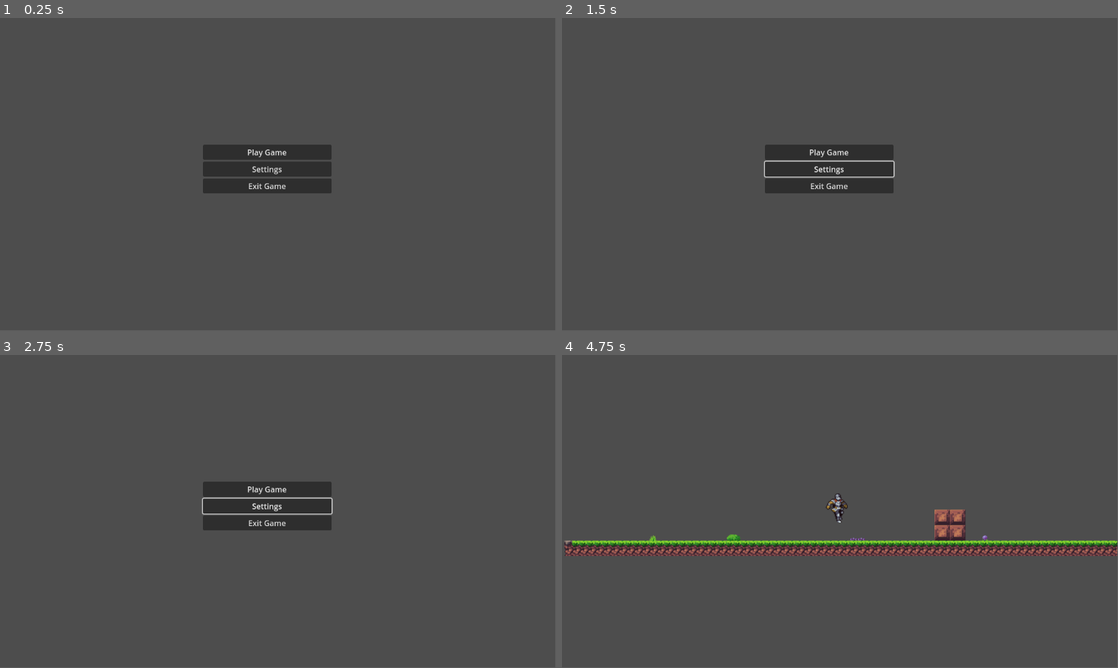
Above: before the commit, frames 1-4 (two rows, left to right).
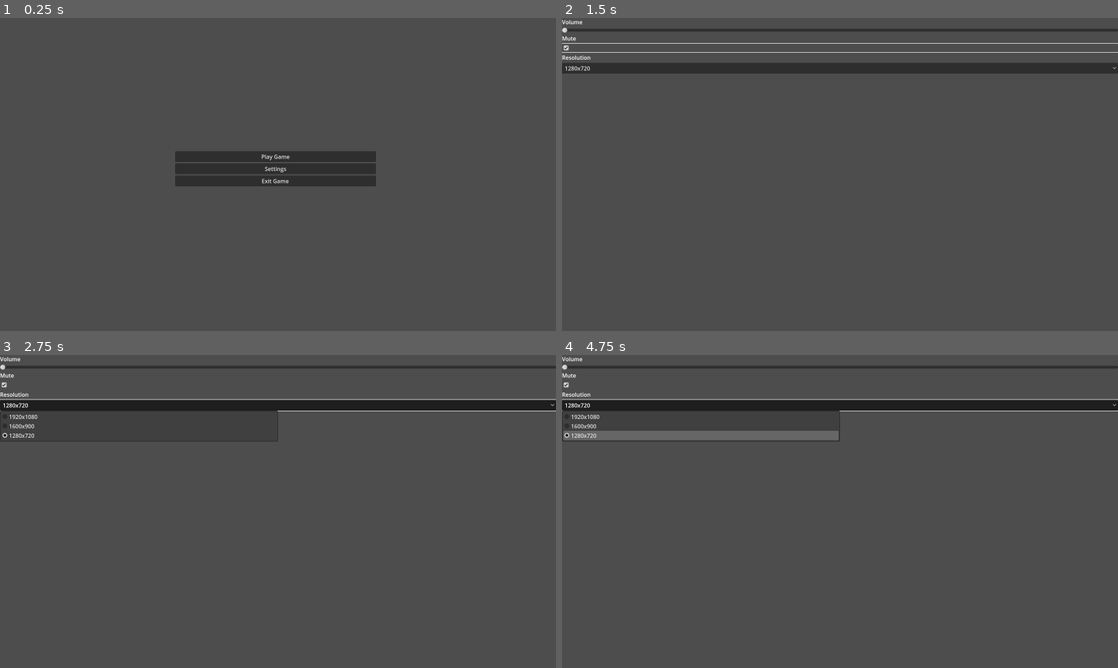
Above: after the commit, the same moments.

Repository: Lotarakuita/ASCENSION
Game: Godot game, scene res://scenes/main_menu.tscn
The game is run twice, just before and just after one commit, with the same random seed, the same clock (stepped at 60 frames per second) and the same inputs.
Inputs (mouse positions are in pixels of both pictures, inside the frame that each line leads up to):
- Up to frame 1 (0.25 s): no input
- Up to frame 2 (1.5 s): click "Settings" at 0.5 s; click (840, 49) at 1.27 s
- Up to frame 3 (2.75 s): click (278, 405) at 2 s, where only the run after the commit has a clickable "1280x720"
- Up to frame 4 (4.75 s): click (828, 489) at 2.75 s, where only the run before the commit has a clickable "Play Game"; tap Enter (ui_accept) at 3.5, 3.77, 4.52 s; hold D (ui_right) from 3.53 s (still down)
The window is 799x449 before the commit and 800x450 after it. Grey fills any space a smaller window leaves; there, only what the larger window draws over its background counts as a difference.

The runs differ from the first frame. In frame 1, 2.9% of the frame differs, in the area x 31-68%, y 40-56%; in frame 2, 8.0%; in frame 3, 8.4%; in frame 4, 12%, in the area x 0-100%, y 0-65%.

Commit message:
Worked on the Settings Menu

Diff:
--- a/project.godot
+++ b/project.godot
@@ -14,6 +14,12 @@
 run/main_scene="uid://dnxs7mvc2kk6h"
 config/features=PackedStringArray("4.4", "Forward Plus")
 config/icon="res://icon.svg"
+
+[display]
+
+window/size/viewport_width=1600
+window/size/viewport_height=900
+window/stretch/mode="viewport"
 
 [input]
 
--- a/scenes/Win screen 1.tscn
+++ b/scenes/Win screen 1.tscn
@@ -7,10 +7,10 @@
 anchors_preset = 15
 anchor_right = 1.0
 anchor_bottom = 1.0
-offset_left = 390.0
-offset_top = 258.0
-offset_right = 390.0
-offset_bottom = 258.0
+offset_left = 675.0
+offset_top = 370.0
+offset_right = -596.0
+offset_bottom = -427.0
 grow_horizontal = 2
 grow_vertical = 2
 script = ExtResource("1_ay2yh")
--- a/scenes/level_1.tscn
+++ b/scenes/level_1.tscn
@@ -6,7 +6,7 @@
 [node name="Node2D" type="Node2D"]
 
 [node name="TileMap" parent="." instance=ExtResource("1_qux8b")]
-layer_0/tile_data = PackedInt32Array(1900553, 196608, 0, 190 …(1399 unchanged characters)… 66127, 196608, 1, 1966128, 196608, 1, 1900552, 196608, 0, 1966088, 196608, 1, 1900611, 196608, 0, 1900610, 196608, 0, 1900609, 131072, 0, 1966104, 196608, 1, 1966101, 196608, 1, 1966100, 196608, 1, 1966110, 196608, 1, 1966109, 196608, 1, 1966108, 196608, 1, 1966107, 196608, 1, 1900551, 196608, 10, 1966087, 65536, 2, 1900612, 196608, 0, 1900613, 196608, 0, 1900614, 196608, 0, 1900615, 196608, 0, 1900616, 196608, 0, 1900617, 196608, 0, 1900618, 196608, 0, 1900619, 196608, 0, 1966129, 1114112, 12, 1966130, 1179648, 12, 1966131, 1179648, 12, 1966132, 1179648, 12, 1966133, 1179648, 12, 1966134, 1179648, 12, 1966135, 1179648, 12, 1966136, 1179648, 12, 1966137, 1179648, 12, 1966138, 1179648, 12, 1966139, 1179648, 12, 1966140, 1179648, 12, 1966141, 1179648, 12, 1966142, 1179648, 12, 1966143, 1179648, 12, 1966144, 1245184, 12, 2031679, 1179648, 14, 2031678, 117964 …(842 unchanged characters)…
+layer_0/tile_data = PackedInt32Array(1900553, 196608, 0, 190 …(1399 unchanged characters)… 66127, 196608, 1, 1966128, 196608, 1, 1966129, 1114112, 12, 1966130, 1179648, 12, 1900552, 196608, 0, 1966088, 196608, 1, 1900613, 196608, 0, 1900614, 196608, 0, 1900615, 196608, 0, 1900616, 196608, 0, 1900617, 196608, 0, 1900618, 196608, 0, 1900619, 196608, 0, 1900612, 196608, 0, 1900611, 196608, 0, 1900610, 196608, 0, 1900609, 131072, 0, 1966131, 1179648, 12, 1966132, 1179648, 12, 1966133, 1179648, 12, 1966134, 1179648, 12, 1966135, 1179648, 12, 1966136, 1179648, 12, 1966137, 1179648, 12, 1966138, 1179648, 12, 1966139, 1179648, 12, 1966140, 1179648, 12, 1966141, 1179648, 12, 1966142, 1179648, 12, 1966143, 1179648, 12, 1966144, 1245184, 12, 1966104, 196608, 1, 1966101, 196608, 1, 1966100, 196608, 1, 1966110, 196608, 1, 1966109, 196608, 1, 1966108, 196608, 1, 1966107, 196608, 1, 1900551, 196608, 10, 1966087, 65536, 2, 2031679, 1179648, 14, 2031678, 117964 …(842 unchanged characters)…
 
 [node name="Player" parent="." instance=ExtResource("2_5f7sk")]
 position = Vector2(197, 440)
--- a/scenes/main_menu.tscn
+++ b/scenes/main_menu.tscn
@@ -7,10 +7,10 @@
 anchors_preset = 15
 anchor_right = 1.0
 anchor_bottom = 1.0
-offset_left = 421.0
-offset_top = 263.0
-offset_right = 421.0
-offset_bottom = 263.0
+offset_left = 3.0
+offset_top = 383.0
+offset_right = -1329.0
+offset_bottom = -412.0
 grow_horizontal = 2
 grow_vertical = 2
 script = ExtResource("1_l6cm7")
@@ -18,7 +18,8 @@
 
 [node name="MarginContainer" type="MarginContainer" parent="."]
 layout_mode = 0
-offset_right = 267.0
+offset_left = 501.0
+offset_right = 1079.0
 offset_bottom = 101.0
 
 [node name="VBoxContainer" type="VBoxContainer" parent="MarginContainer"]
--- /dev/null
+++ b/scenes/settings.tscn
@@ -0,0 +1,58 @@
+[gd_scene load_steps=2 format=3 uid="uid://ifa6k0ahhtqn"]
+
+[ext_resource type="Script" uid="uid://be5nqkk0rua73" path="res://scripts/settings.gd" id="1_5p8wc"]
+
+[node name="Settings" type="Control"]
+layout_mode = 3
+anchors_preset = 15
+anchor_right = 1.0
+anchor_bottom = 1.0
+grow_horizontal = 2
+grow_vertical = 2
+script = ExtResource("1_5p8wc")
+
+[node name="MarginContainer" type="MarginContainer" parent="."]
+layout_mode = 1
+anchors_preset = 15
+anchor_right = 1.0
+anchor_bottom = 1.0
+grow_horizontal = 2
+grow_vertical = 2
+
+[node name="VBoxContainer" type="VBoxContainer" parent="MarginContainer"]
+layout_mode = 2
+
+[node name="Label2" type="Label" parent="MarginContainer/VBoxContainer"]
+layout_mode = 2
+text = "Volume"
+
+[node name="Volume" type="HSlider" parent="MarginContainer/VBoxContainer"]
+layout_mode = 2
+
+[node name="Label" type="Label" parent="MarginContainer/VBoxContainer"]
+layout_mode = 2
+text = "Mute"
+
+[node name="Mute" type="CheckBox" parent="MarginContainer/VBoxContainer"]
+layout_mode = 2
+
+[node name="Label3" type="Label" parent="MarginContainer/VBoxContainer"]
+layout_mode = 2
+text = "Resolution"
+
+[node name="Resolutions" type="OptionButton" parent="MarginContainer/VBoxContainer"]
+layout_mode = 2
+selected = 2
+item_count = 3
+popup/item_0/text = "1920x1080"
+popup/item_0/id = 0
+popup/item_1/text = "1600x900"
+popup/item_1/id = 1
+popup/item_2/text = "1280x720"
+popup/item_2/id = 2
+
+[node name="AudioStreamPlayer" type="AudioStreamPlayer" parent="."]
+
+[connection signal="value_changed" from="MarginContainer/VBoxContainer/Volume" to="." method="_on_volume_value_changed"]
+[connection signal="toggled" from="MarginContainer/VBoxContainer/Mute" to="." method="_on_mute_toggled"]
+[connection signal="item_selected" from="MarginContainer/VBoxContainer/Resolutions" to="." method="_on_resolutions_item_selected"]
--- a/scripts/main_menu.gd
+++ b/scripts/main_menu.gd
@@ -5,7 +5,7 @@
 	get_tree().change_scene_to_file("res://scenes/game_(test).tscn")
 
 func _on_settings_pressed() -> void:
-	get
+	get_tree().change_scene_to_file("res://scenes/settings.tscn")
 
 func _on_exit_pressed() -> void:
 	get_tree().quit()
--- /dev/null
+++ b/scripts/settings.gd
@@ -0,0 +1,19 @@
+extends Control
+
+
+func _on_volume_value_changed(value: float) -> void:
+	AudioServer.set_bus_volume_db(0,value/5)
+
+
+func _on_mute_toggled(toggled_on: bool) -> void:
+	AudioServer.set_bus_mute(0,toggled_on)
+
+
+func _on_resolutions_item_selected(index):
+	match index:
+		0:
+			DisplayServer.window_set_size(Vector2i(1920,1080))
+		1:
+			DisplayServer.window_set_size(Vector2i(1600,900))
+		2:
+			DisplayServer.window_set_size(Vector2i(1280,720))
Not shown, added: scripts/settings.gd.uid
